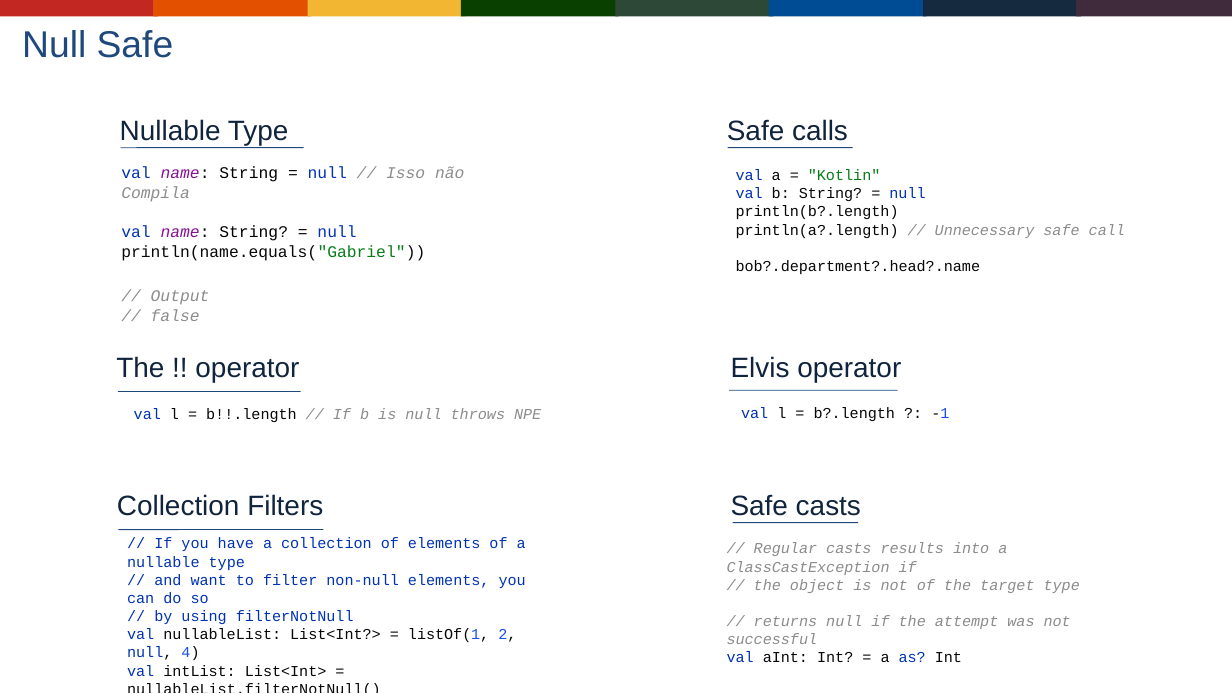
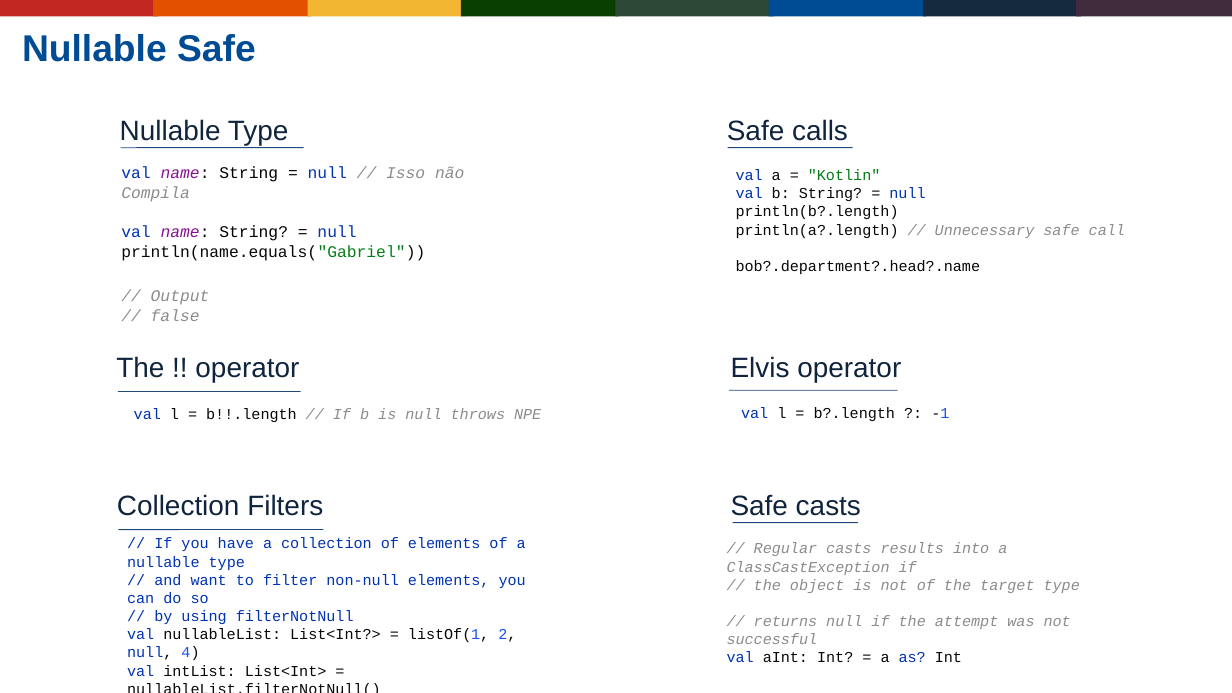
Before and after one commit to Gabrielgps25/meetup-kotlin-java-differences-features, a slide deck: slide 10 of buscando-interoperabilidade-entre-java-jvm-kotlin.odp. Drawn at 1232x693 pixels with LibreOffice and Linux fonts; fonts in the diff are those of the drawing; background and template pictures are left out. Boxes give left, top, right and bottom in pixels: in the first picture for what was removed or moved away, otherwise in the second. Text is boxed around its words. In the diff, an @@ line names an element or a change of style, - is before the commit and + after.

```diff
--- a/buscando-interoperabilidade-entre-java-jvm-kotlin.odp
+++ b/buscando-interoperabilidade-entre-java-jvm-kotlin.odp
@@ text removed at [22,30,174,58] @@
-Null Safe
@@ title added at [22,34,256,62], 32 pt, text #004C94, bold @@
+Nullable Safe
```
Also in this commit, not shown: 21 other slides changed.
